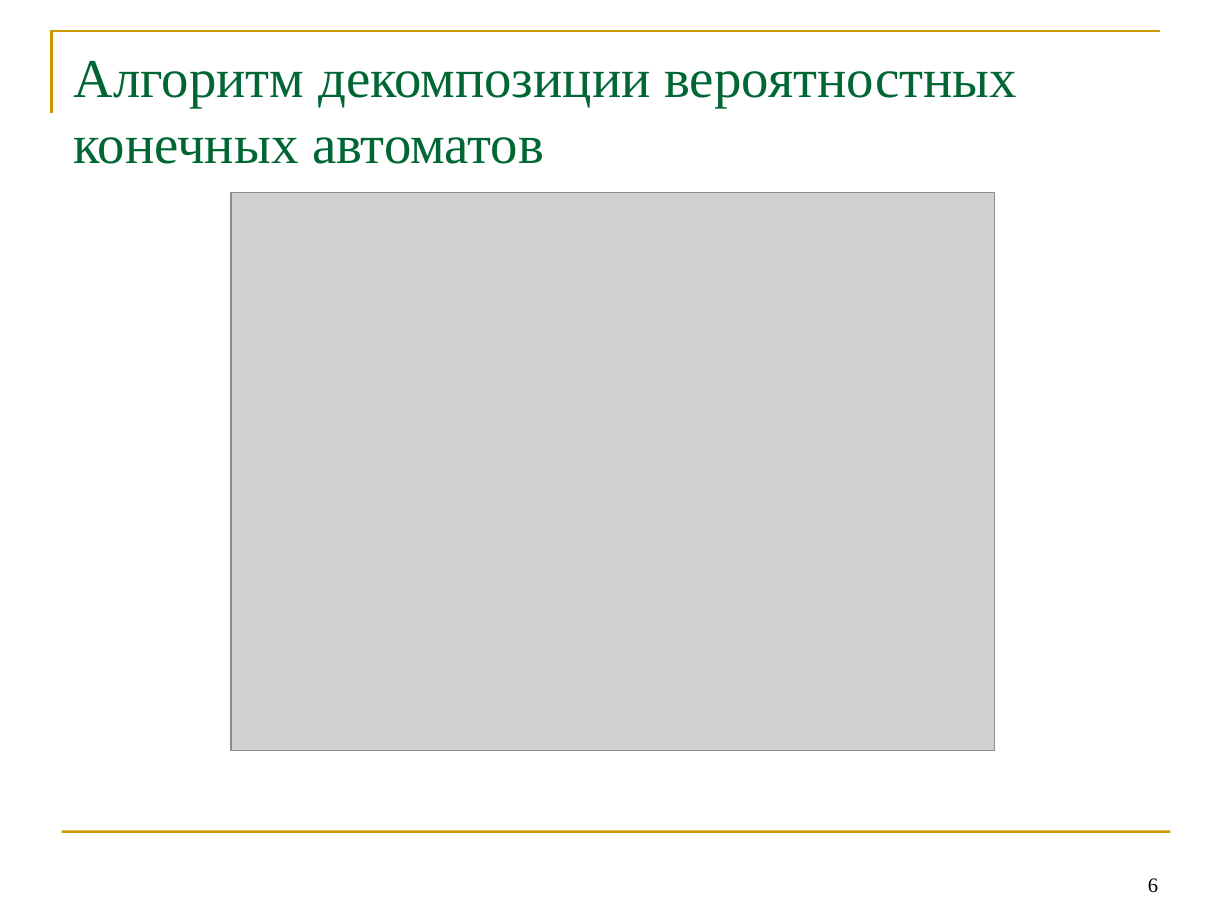
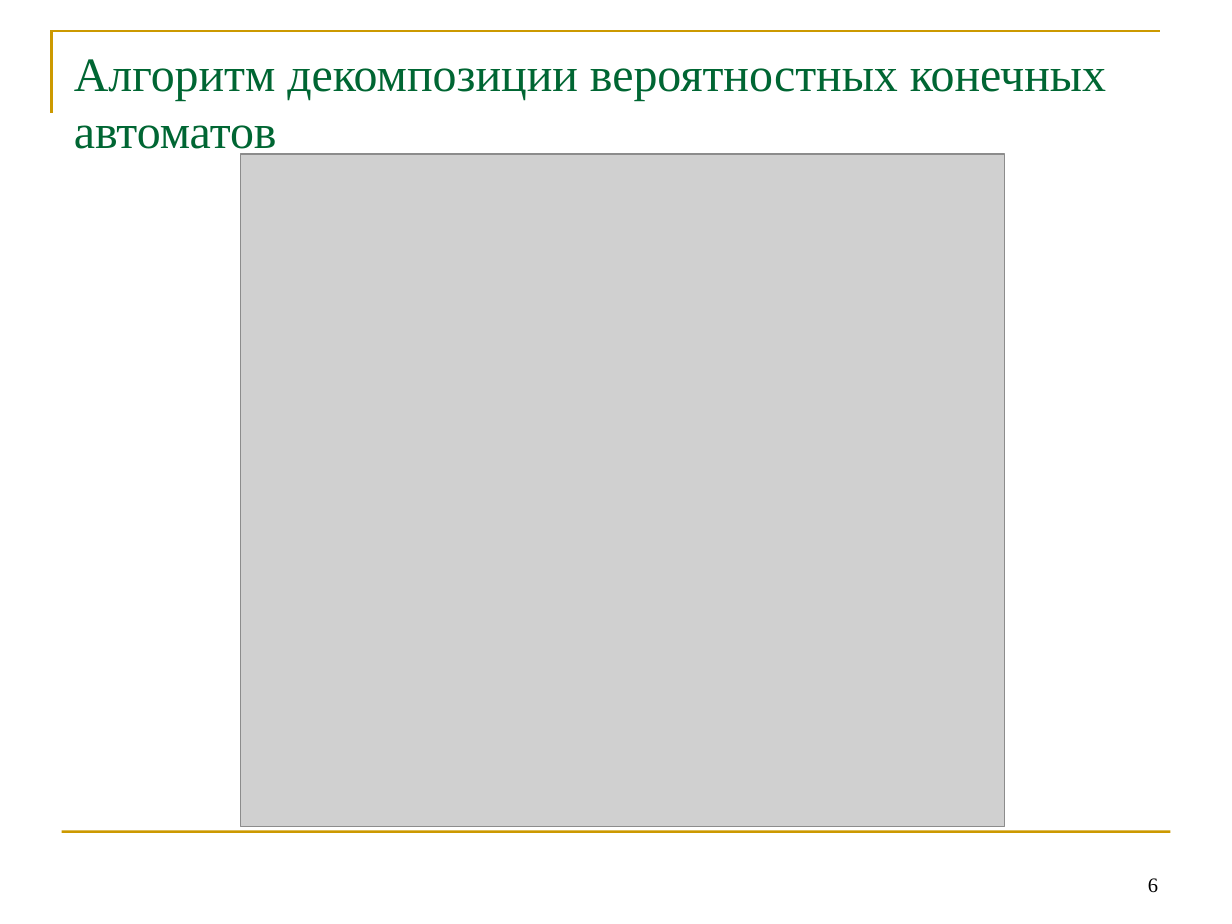
Before and after one commit to erad888/fsm-decompose, a slide deck: slide 6 of Презентация1.pptx. Drawn at 1232x924 pixels with LibreOffice and Linux fonts; fonts in the diff are those of the drawing; grey boxes stand for pictures. Boxes give left, top, right and bottom in pixels: in the first picture for what was removed or moved away, otherwise in the second. Text is boxed around its words. In the diff, an @@ line names an element or a change of style, - is before the commit and + after.

```diff
--- a/Презентация1.pptx
+++ b/Презентация1.pptx
@@ title "Алгоритм декомпозиции вероятностных конечных автоматов" at [74,59,1106,158]: size 32 to 28 pt @@
@@ picture: place and size @@
-picture at [230,192,994,750]
+picture at [240,154,1004,827]
```
Also in this commit, not shown: 10 other slides changed, 1 slide added, 5 other files.
